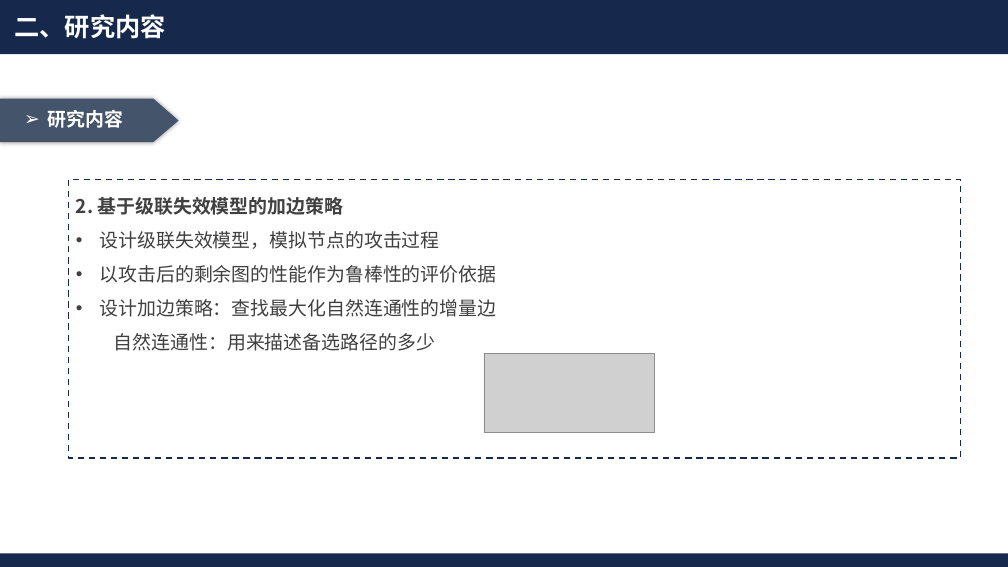
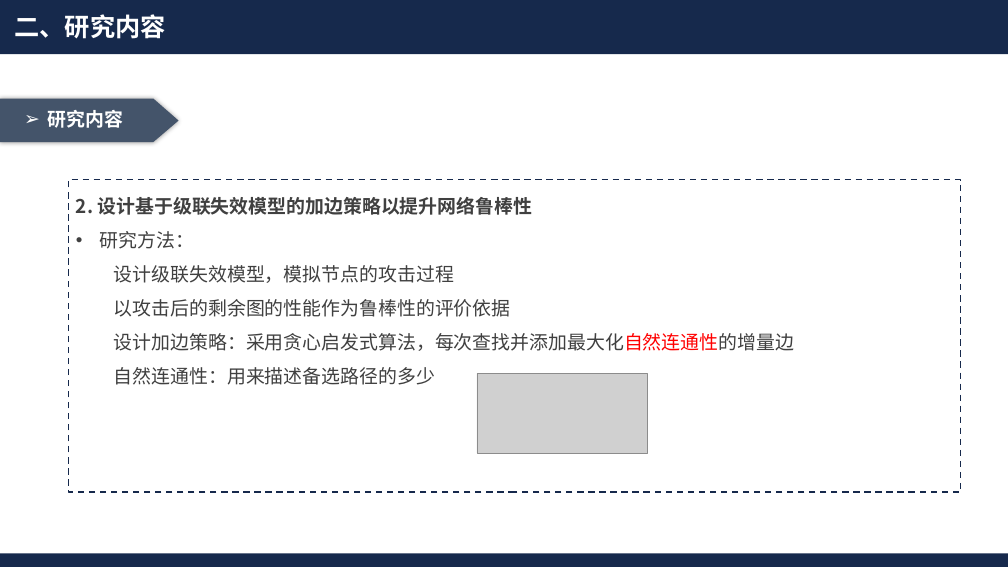
Before and after one commit to Akihi7777/day-day-up, a slide deck: slide 8 of 毕业近在咫尺/开题答辩.pptx. Drawn at 1008x567 pixels with LibreOffice and Linux fonts; fonts in the diff are those of the drawing; grey boxes stand for pictures; background and template pictures are left out. Boxes give left, top, right and bottom in pixels: in the first picture for what was removed or moved away, otherwise in the second. Text is boxed around its words. In the diff, an @@ line names an element or a change of style, - is before the commit and + after.

```diff
--- a/毕业近在咫尺/开题答辩.pptx
+++ b/毕业近在咫尺/开题答辩.pptx
@@ rectangle "2. 设计基于级联失效模型的加边策略以提升网络鲁棒性": place and size @@
-rectangle "2. 设计基于级联失效模型的加边策略以提升网络鲁棒性" at (69, 179, 961, 457)
+rectangle "2. 设计基于级联失效模型的加边策略以提升网络鲁棒性" at (69, 179, 961, 492)
@@ text in rectangle at (76, 197, 533, 249): text changed @@
-2. 基于级联失效模型的加边策略
+2. 设计基于级联失效模型的加边策略以提升网络鲁棒性
+• 研究方法：
@@ text in rectangle at (114, 265, 511, 317): bullet • to none @@
@@ text in rectangle at (114, 333, 794, 351): text changed @@
-• 设计加边策略：查找最大化自然连通性的增量边
+设计加边策略：采用贪心启发式算法，每次查找并添加最大化自然连通性的增量边
@@ picture: place and size @@
-picture at (484, 353, 654, 433)
+picture at (477, 374, 647, 453)
```
Also in this commit, not shown: 3 other slides changed, 2 slides removed, 1 other file.
